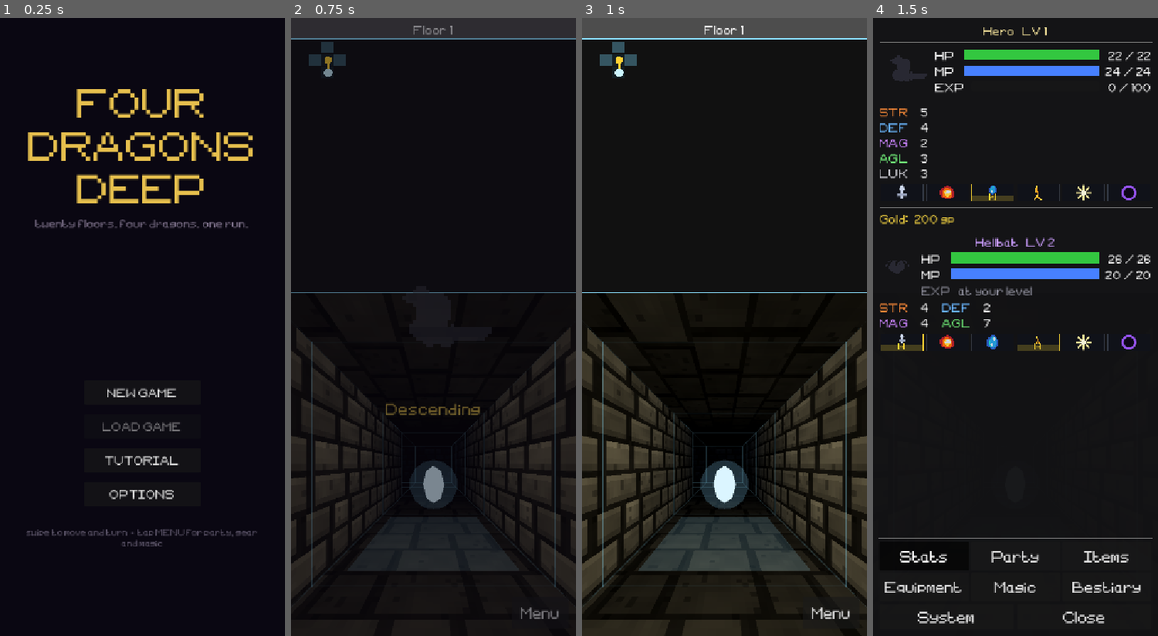
Above: before the commit, frames 1-4 (left to right).
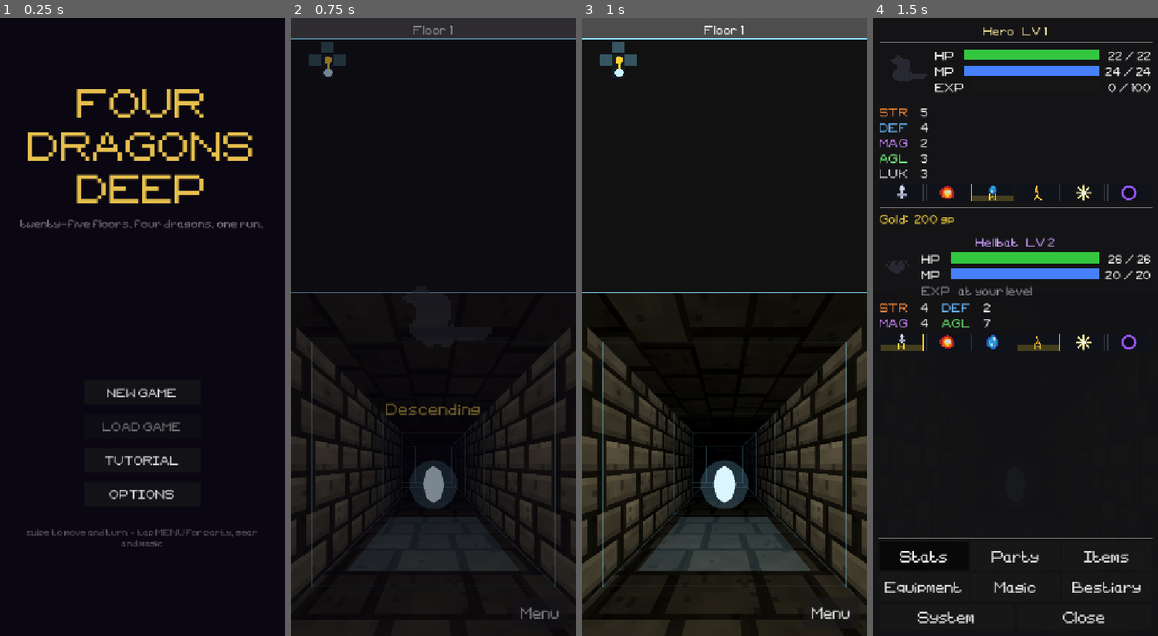
Above: after the commit, the same moments.

Repository: tausiftt5238/four-dragons-deep
Game: Godot game, scene res://scenes/title.tscn
The game is run twice, just before and just after one commit, with the same random seed, the same clock (stepped at 60 frames per second) and the same inputs.
Inputs:
- Up to frame 1 (0.25 s): no input
- Up to frame 2 (0.75 s): click "NEW GAME" at 0.5 s
- Up to frame 3 (1 s): no input
- Up to frame 4 (1.5 s): click "Menu" at 1.25 s

The runs differ from the first frame. In frame 1, 1.0% of the frame differs, in the area x 7-93%, y 18-34%; in frame 2, nothing differs; in frame 3, nothing differs; in frame 4, nothing differs.

Commit message:
Add the Abyss: floors 21-25 under the Void Dragon
Five more maze floors after the last dragon, with no warden and no boss
corridor of their own. Every floor lays all four hazards at once
(teleporters, ice, charged plates, then lava, so the connectivity check
sees the rest). Fights draw each demon from any of the four tiers, built
at Abyss depth (level 32-38), and each roamer burns a random band's
colour. The walls are bone white, the band with no colour left.

The Void Dragon's corridor now opens onward instead of ending the run;
the run ends at the stairs on floor 25 for now, where the final boss
will go. Level.FLOOR_COUNT is 25; is_boss_floor and is_warden_floor stop
at Level.DRAGON_FLOORS; Level.band_of gives the five-band index the wall
colour uses, while tier_of stays 1-4 for gear and prices.

Co-Authored-By: Claude Opus 5.5 <noreply@anthropic.com>
Claude-Session: https://claude.ai/code/session_01Uhk3EMYpAHGbVF4A7SC27j

Diff:
--- a/scripts/core/main.gd
+++ b/scripts/core/main.gd
@@ -475,13 +475,11 @@
 # transitions to the next level. Called after every successful move.
 func _check_portal() -> void:
 	# On a boss floor the far end of the corridor is the boss, not a door. Beat
-	# it and the corridor opens onward — except on the last floor of all, where
-	# beating it is the end of the run.
+	# it and the corridor opens onward, the last dragon's included: under it
+	# is the Abyss.
 	if Level.is_boss_floor(floor_num):
 		if not _boss_beaten:
 			_start_boss_combat()
-			return
-		if floor_num >= Level.FLOOR_COUNT:
 			return
 
 	if not _has_key:
@@ -497,6 +495,13 @@
 		return
 
 	if current_level.next_scene == "":
+		return
+	# The bottom of the Abyss. Its stairs are where the run ends, for now: the
+	# final boss will stand here.
+	if floor_num >= Level.FLOOR_COUNT:
+		_door_open = false
+		_sync_door()
+		_show_congratulations()
 		return
 	_descend()
 
@@ -864,7 +869,7 @@
 	var r: Roamer = Roamer.new()
 	r.cell = options[randi() % options.size()]
 	r.zone = zone
-	r.tier = Enemy.tier_for_floor(floor_num)
+	r.tier = Enemy.roamer_tier(floor_num)
 	world.add_child(r)
 	roamers.append(r)
 
@@ -2023,7 +2028,7 @@
 	for key: Variant in _pending_roamers:
 		var rm: Roamer = Roamer.new()
 		rm.cell = SaveSystem.key_vec2i(key as String)
-		rm.tier = Enemy.tier_for_floor(floor_num)
+		rm.tier = Enemy.roamer_tier(floor_num)
 		world.add_child(rm)
 		roamers.append(rm)
 	_pending_roamers = []
--- a/scripts/entities/enemy.gd
+++ b/scripts/entities/enemy.gd
@@ -538,6 +538,13 @@
 # stats make it the lighter hitter in the pack, not a pushover.
 static func make_group(floor_num: int) -> Array[Enemy]:
 	var count: int = 1 + randi() % clampi(floor_num, 1, 4)
+	# The Abyss keeps no roster of its own: every demon of every band comes
+	# up out of it, each slot from any tier, all built at this depth.
+	if Level.is_abyss(floor_num):
+		var mixed: Array[Enemy] = []
+		for _i: int in count:
+			mixed.append(_build(_pick_from_tier(1 + randi() % 4), floor_num))
+		return mixed
 	var tier: int = tier_for_floor(floor_num)
 	var group: Array[Enemy] = [make_random(floor_num)]
 	for _i: int in range(count - 1):
@@ -756,9 +763,16 @@
 
 
 # Which band of demons a floor draws from. Five floors to a tier, four tiers,
-# and a boss closing each one.
+# and a boss closing each one. The Abyss draws from all four (see make_group)
+# and counts as tier IV for anything that needs one number.
 static func tier_for_floor(floor_num: int) -> int:
 	return clampi((floor_num - 1) / Level.BOSS_EVERY + 1, 1, 4)
+
+
+# The band colour a roamer burns in. In the Abyss each one shows a random
+# band's, so the floor reads as every band's demons at once.
+static func roamer_tier(floor_num: int) -> int:
+	return 1 + randi() % 4 if Level.is_abyss(floor_num) else tier_for_floor(floor_num)
 
 
 static func _build(t: Dictionary, floor_num: int) -> Enemy:
--- a/scripts/ui/congratulations_ui.gd
+++ b/scripts/ui/congratulations_ui.gd
@@ -39,9 +39,8 @@
 	vbox.add_child(HSeparator.new())
 
 	var boss: Label = Label.new()
-	# Read off the table rather than typed here: this line named a boss that had
-	# been renamed out of the game and still said so on the victory screen.
-	boss.text = "The %s has fallen." % Enemy.make_boss(Level.FLOOR_COUNT).enemy_name
+	# Reached by the stairs at the bottom of the Abyss, past all four dragons.
+	boss.text = "You have reached the bottom of the Abyss."
 	boss.horizontal_alignment = HORIZONTAL_ALIGNMENT_CENTER
 	boss.add_theme_color_override("font_color", Color(0.90, 0.70, 0.40))
 	boss.add_theme_font_size_override("font_size", 16)
--- a/scripts/ui/title_screen.gd
+++ b/scripts/ui/title_screen.gd
@@ -37,7 +37,7 @@
 	title.horizontal_alignment = HORIZONTAL_ALIGNMENT_CENTER
 	head.add_child(title)
 
-	var subtitle: Label = _make_lbl("twenty floors. four dragons. one run.", 15,
+	var subtitle: Label = _make_lbl("twenty-five floors. four dragons. one run.", 15,
 			Color(0.50, 0.45, 0.55))
 	subtitle.horizontal_alignment = HORIZONTAL_ALIGNMENT_CENTER
 	head.add_child(subtitle)
--- a/scripts/world/level.gd
+++ b/scripts/world/level.gd
@@ -4,17 +4,25 @@
 # Each map script extends this and sets the fields in _ready().
 class_name Level extends Node3D
 
-# The whole run: two mazes, then a corridor with the boss at the end of it.
-# Twenty floors, a boss closing every fifth. A boss floor is a straight
-# corridor rather than a maze, so the last thing before the stairs is a fight
-# you cannot walk around.
-const FLOOR_COUNT: int = 20
-const BOSS_EVERY:  int = 5
-
-
-# Boss floors are the multiples of five; the run ends after the last one.
+# The whole run: four bands of five floors, each closed by a dragon in a
+# straight corridor (a fight you cannot walk around), then the Abyss: five more
+# maze floors under the last dragon, with every trick tile and every tier of
+# demon in them at once, and no warden. The run ends at the bottom of it.
+const DRAGON_FLOORS: int = 20
+const ABYSS_FLOORS:  int = 5
+const FLOOR_COUNT:   int = DRAGON_FLOORS + ABYSS_FLOORS
+const BOSS_EVERY:    int = 5
+
+
+# Boss floors are the multiples of five down to the last dragon. The Abyss has
+# none of its own.
 static func is_boss_floor(floor_num: int) -> bool:
-	return floor_num % BOSS_EVERY == 0
+	return floor_num % BOSS_EVERY == 0 and floor_num <= DRAGON_FLOORS
+
+
+# The five floors under the Void Dragon.
+static func is_abyss(floor_num: int) -> bool:
+	return floor_num > DRAGON_FLOORS
 
 
 # A warden stands on the last maze floor of its band and nowhere else — floors
@@ -29,13 +37,20 @@
 
 
 static func is_warden_floor(floor_num: int) -> bool:
-	return not is_boss_floor(floor_num) and floor_num % BOSS_EVERY == WARDEN_OFFSET
+	return not is_boss_floor(floor_num) and not is_abyss(floor_num) \
+			and floor_num % BOSS_EVERY == WARDEN_OFFSET
 
 
 # Which band of five this floor belongs to, 1 through 4 — the same tiers the
-# gear tables and the demon pools are cut on.
+# gear tables and the demon pools are cut on. The Abyss counts as tier IV here:
+# its gear and its prices are the deepest the run has.
 static func tier_of(floor_num: int) -> int:
 	return clampi((floor_num - 1) / BOSS_EVERY + 1, 1, 4)
+
+
+# Which band it looks like, 1 through 5: the four dragons' bands, then the Abyss.
+static func band_of(floor_num: int) -> int:
+	return 5 if is_abyss(floor_num) else tier_of(floor_num)
 
 
 # The line colour each tier draws its walls in. The dungeon is nothing but
@@ -52,11 +67,12 @@
 	Color(1.00, 0.88, 0.31),   # II  · Thunder Dragon  · too bright to look at
 	Color(1.00, 0.45, 0.24),   # III · Fire Dragon     · banked, not yet lit
 	Color(0.66, 0.58, 0.82),   # IV  · Void Dragon     · the colour draining out
+	Color(0.86, 0.85, 0.80),   # V   · the Abyss       · bone white: no colour left
 ]
 
 
 static func tier_wire(floor_num: int) -> Color:
-	return TIER_WIRE[tier_of(floor_num) - 1]
+	return TIER_WIRE[band_of(floor_num) - 1]
 
 
 # The boss corridor burns its band's own colour rather than a flat red: the
@@ -164,6 +180,7 @@
 #   "spark0/1"     floors 6-10   two groups, swapping every two steps
 #   "lava"         floors 11-15  burns on every crossing
 #   "tele:x,y:i"   floors 16-20  moves you to its partner at x,y; i is the pair
+# The Abyss, floors 21-25, lays all four at once.
 # "spike" is the old damage tile and still reads from older saves, as lava.
 # A hazard that has gone off is recorded in found_traps, not erased.
 var trap_cells: Dictionary = {}
--- a/scripts/world/map.gd
+++ b/scripts/world/map.gd
@@ -388,6 +388,10 @@
 # Each band lays the hazard of the dragon waiting at its bottom. None on a
 # warden's floor: the fight for the key is the floor's hurdle, and a timing
 # puzzle in front of it would only be noise. Boss corridors never get here.
+# The Abyss lays all four: one claimed-cells map is shared, so each kind fits
+# around the ones laid before it. Teleporters go first, as they need dead
+# ends; lava goes last, as it checks the floor stays connected around
+# everything else.
 func _place_hazards(floor_num: int) -> void:
 	if Level.is_warden_floor(floor_num):
 		return
@@ -400,6 +404,12 @@
 	# never be onto something.
 	for off: Vector2i in _DIRS4:
 		occupied[player_start + off] = true
+	if Level.is_abyss(floor_num):
+		_place_teleporters(occupied)
+		_place_ice(occupied)
+		_place_sparks(occupied)
+		_place_lava(occupied)
+		return
 	match Level.tier_of(floor_num):
 		1: _place_ice(occupied)
 		2: _place_sparks(occupied)
Not shown, changed: docs/how-to-play.md
